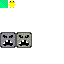
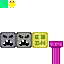
Comparing the layer stacks of the two 64px x 64px images. Changes:
painted on "Playfield" over [0, 0, 2, 8]
added layer "Pipe_Head" above "Pipe_Body" over [49, 41, 63, 48]
added layer "Pipe_Body" above "Coin" over [52, 48, 60, 64]
added layer "Coin" above "Rock_Up" over [32, 32, 48, 48]
